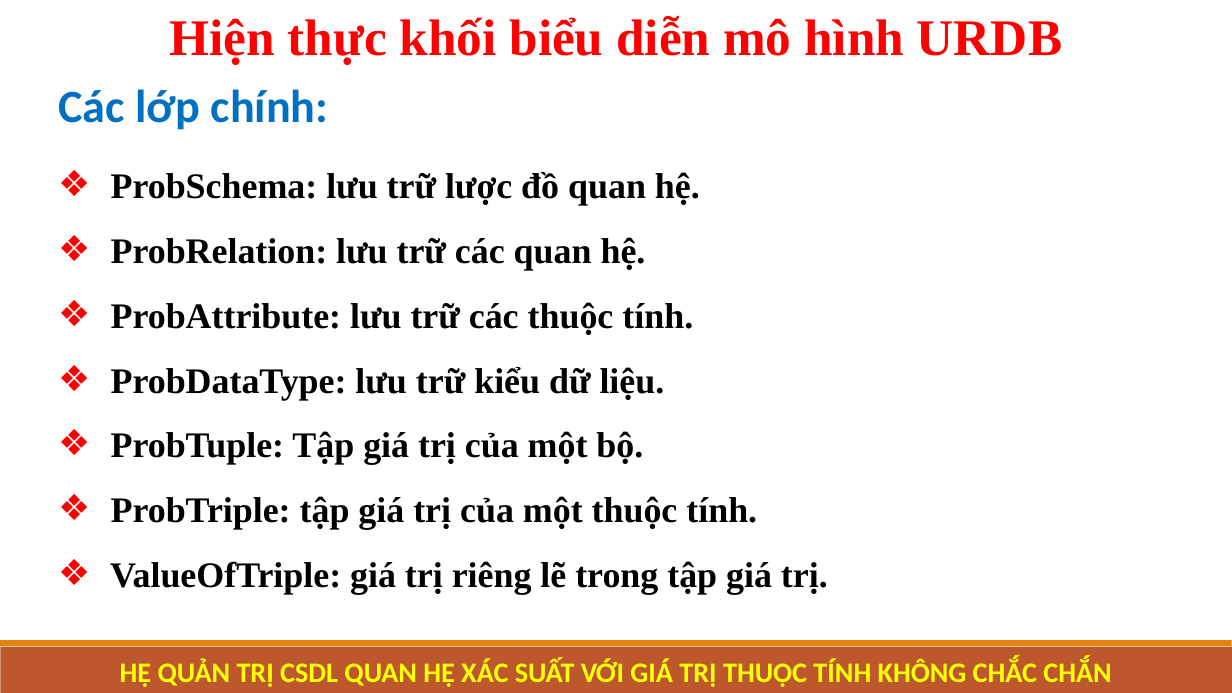
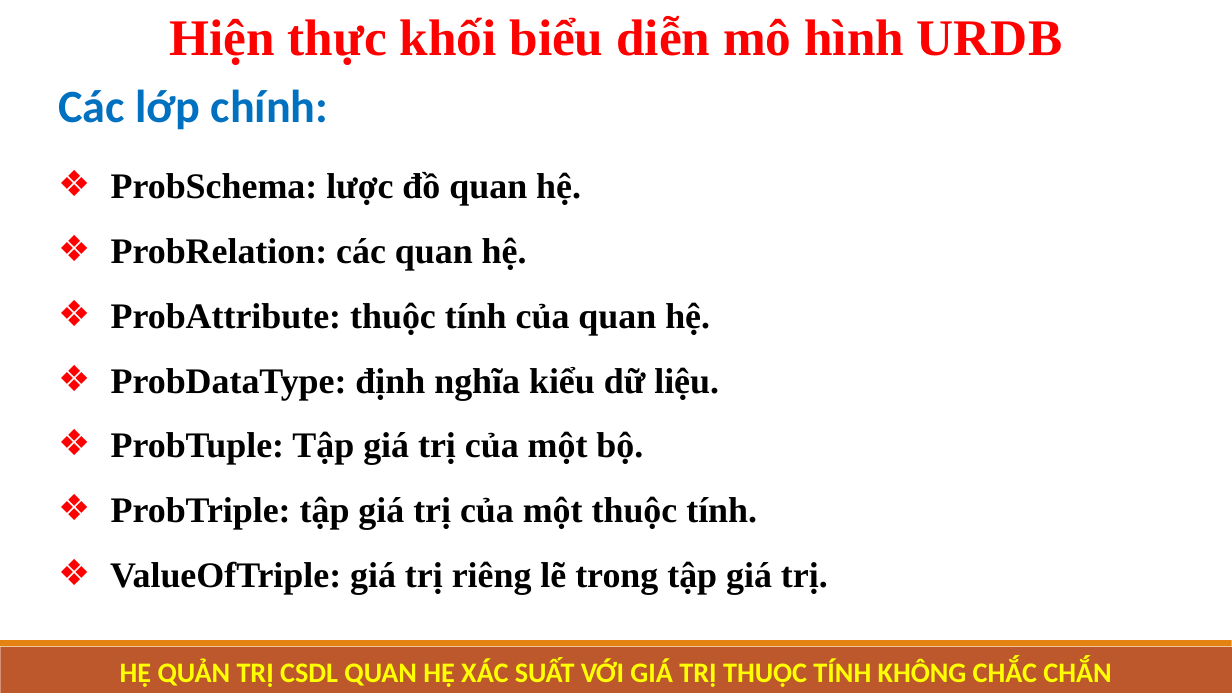
Before and after one commit to Nguyen-Dinh-Sang/PRDB_SQLine, a slide deck: slide 27 of Document/KLTN_Sang_Hai.pptx. Drawn at 1232x693 pixels with LibreOffice and Linux fonts; fonts in the diff are those of the drawing. Boxes give left, top, right and bottom in pixels: in the first picture for what was removed or moved away, otherwise in the second. Text is boxed around its words. In the diff, an @@ line names an element or a change of style, - is before the commit and + after.

```diff
--- a/Document/KLTN_Sang_Hai.pptx
+++ b/Document/KLTN_Sang_Hai.pptx
@@ text at bbox=[111, 172, 719, 400]: text changed @@
-❖ ProbSchema: lưu trữ lược đồ quan hệ.
-❖ ProbRelation: lưu trữ các quan hệ.
-❖ ProbAttribute: lưu trữ các thuộc tính.
-❖ ProbDataType: lưu trữ kiểu dữ liệu.
+❖ ProbSchema: lược đồ quan hệ.
+❖ ProbRelation: các quan hệ.
+❖ ProbAttribute: thuộc tính của quan hệ.
+❖ ProbDataType: định nghĩa kiểu dữ liệu.
```
Also in this commit, not shown: 3 other files.
